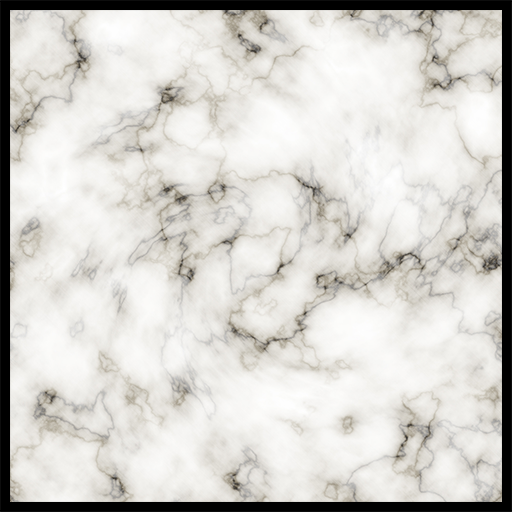
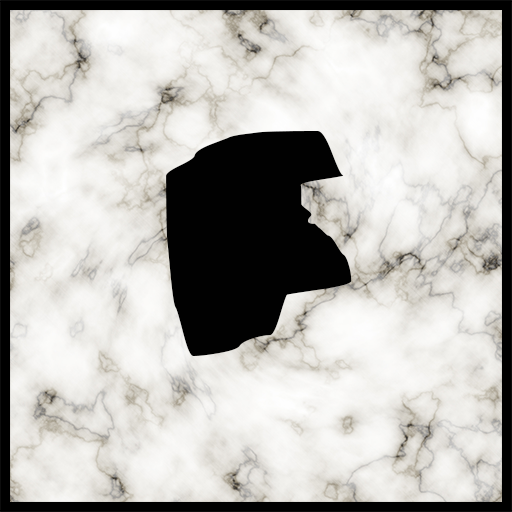
Comparing the layer stacks of the two (512, 512) images. Changes:
added layer "F" above "10" over 166, 131, 352, 356
